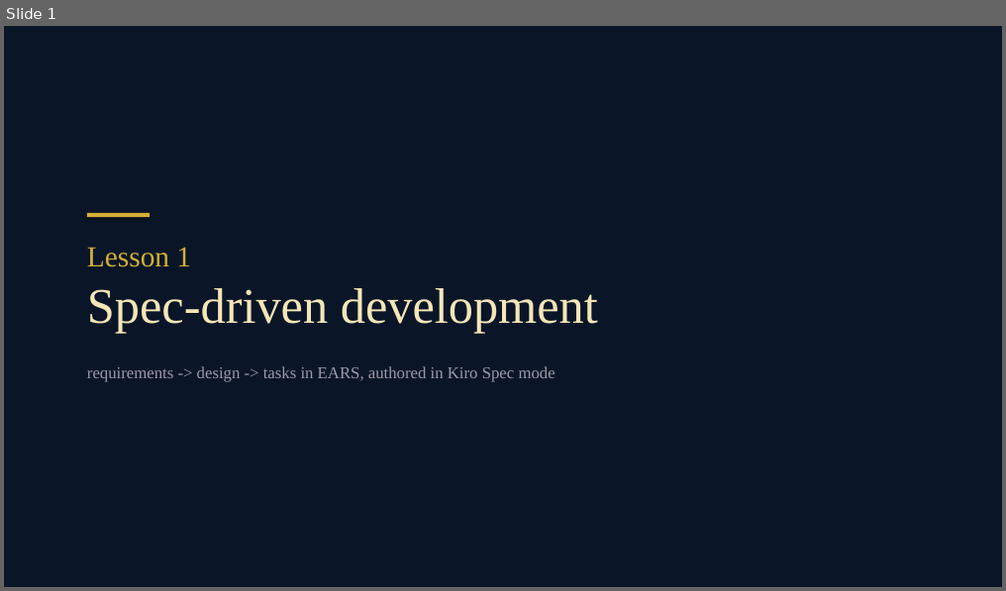
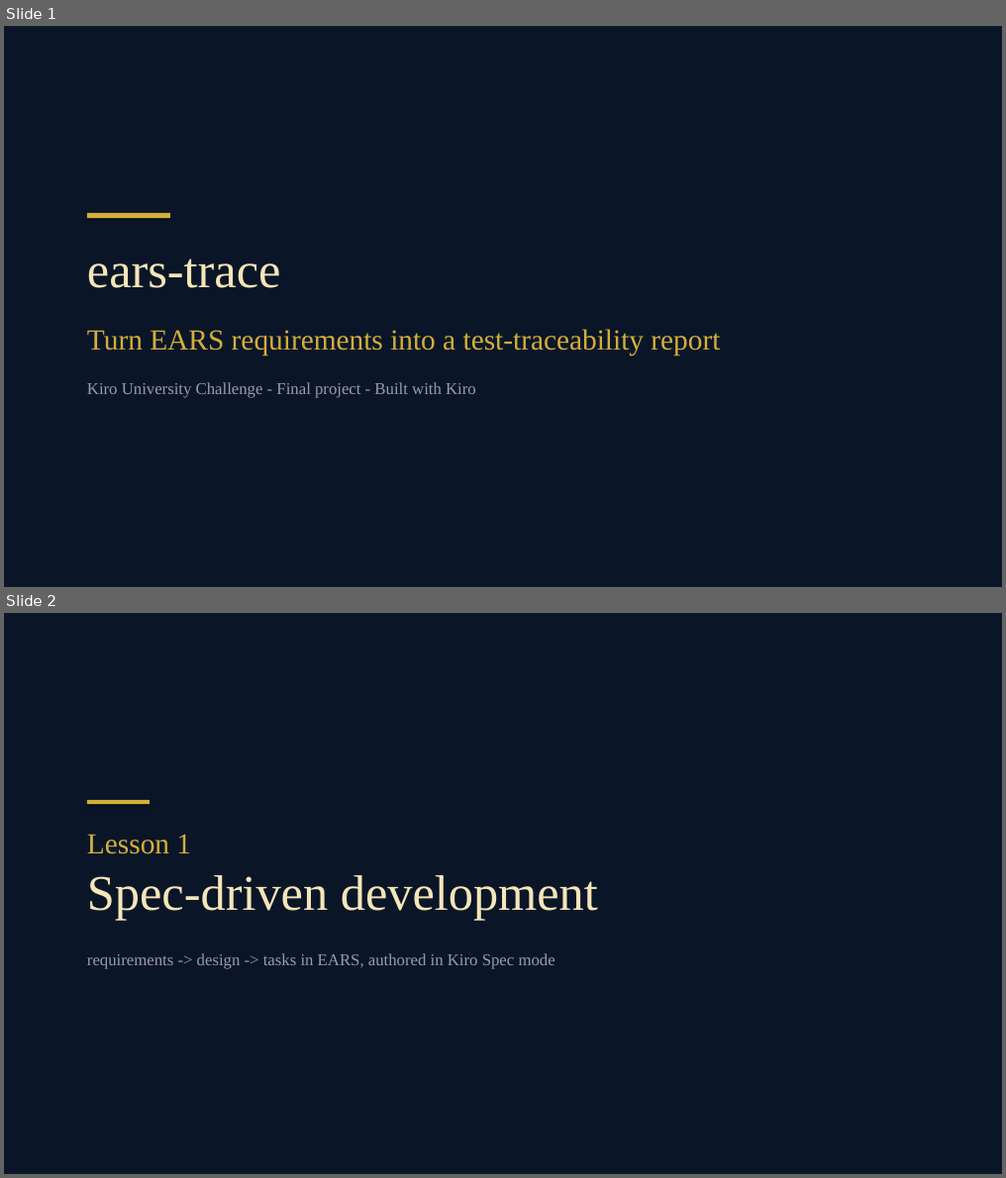
Before and after one commit to sh-fk2/ears-trace, a slide deck: docs/l5-powers/lesson-cards.pptx. Shown one above the other, each under a label of ours: slide 1 before the commit, slides 1 and 2 after it. The pictures are 1006x591 and 1006x1178 pixels, drawn with LibreOffice and Linux fonts; fonts in the diff are those of the drawing. Boxes give left, top, right and bottom in pixels: in the first picture for what was removed or moved away, otherwise in the second. Text is boxed around its words. In the diff, an @@ line names an element or a change of style, - is before the commit and + after.

Commit message:
docs: デモ動画の冒頭プロジェクトタイトル表紙を追加
lesson-cards デッキの先頭に ears-trace のタイトル表紙(title.json)を追加。
動画 Part 1(0:00-0:12)で使う本当の最初の1枚。
計10枚(title + L1〜L7 + Bonus2 + Bonus1)。

```diff
--- a/docs/l5-powers/lesson-cards.pptx
+++ b/docs/l5-powers/lesson-cards.pptx
@@ slide 1 added at <box>4,26,1002,587</box>, background #0A1628 @@
@@ rectangle added at <box>87,213,170,218</box>, fill #D4AF37 @@
@@ text added at <box>87,259,280,288</box>, 48 pt, text #F5E6B8 @@
+ears-trace
@@ text added at <box>87,329,720,356</box>, 28 pt, text #D4AF37 @@
+Turn EARS requirements into a test-traceability report
@@ text added at <box>87,382,476,398</box>, 16 pt, text #9A9AAA @@
+Kiro University Challenge - Final project - Built with Kiro
@@ what was slide 1 is now slide 2 @@
```
Also in this commit, not shown: 2 other files.
